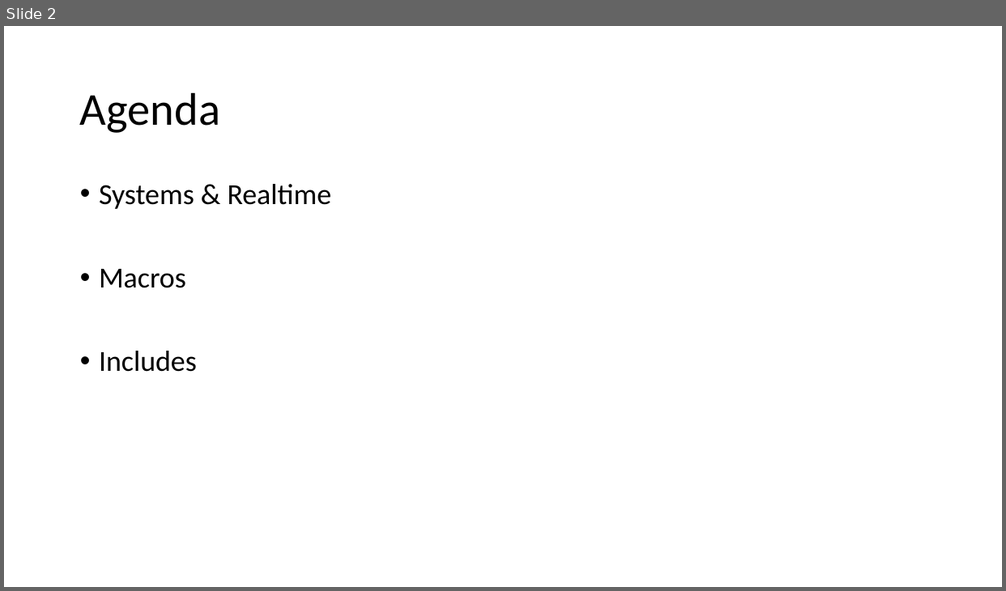
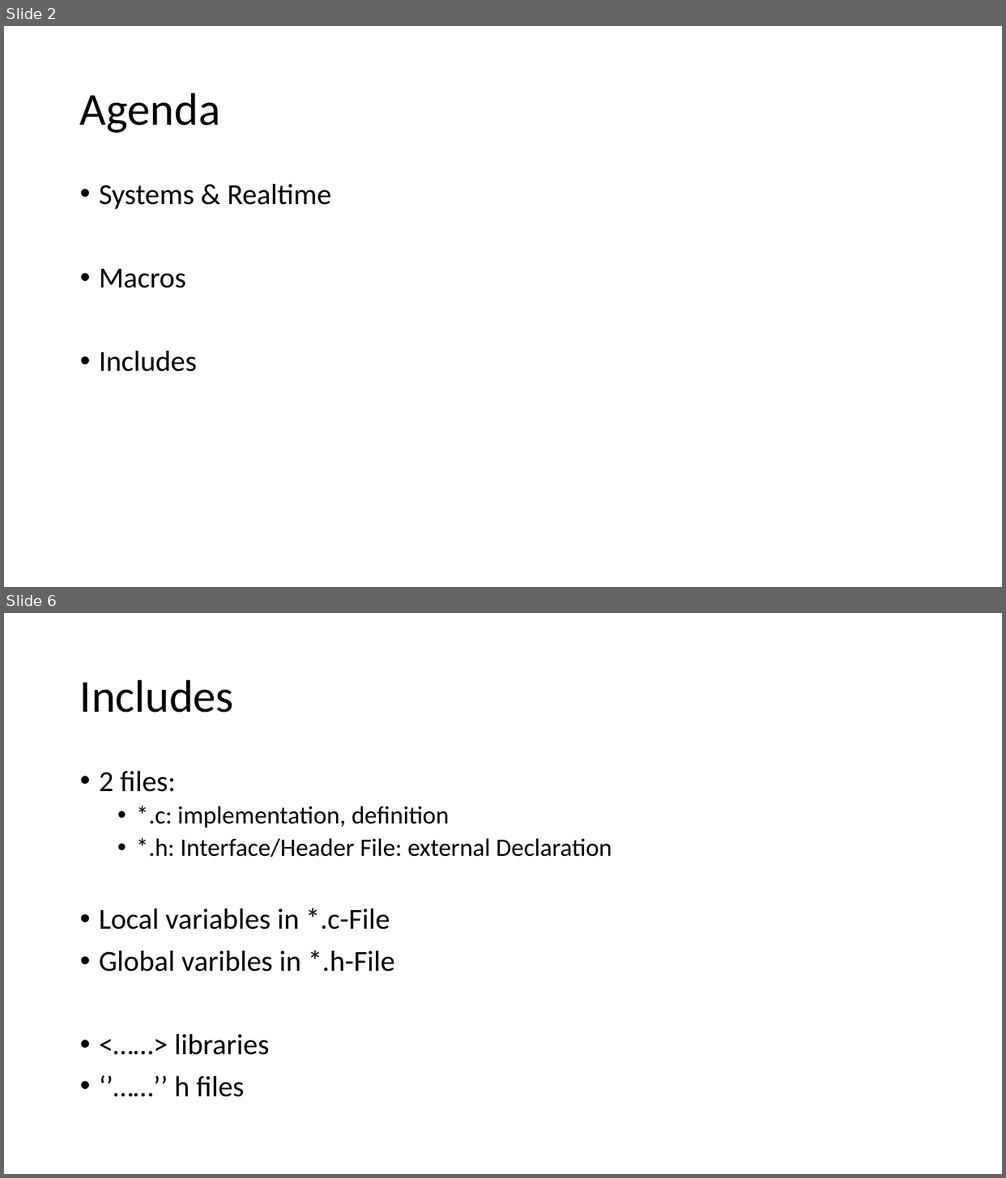
Before and after one commit to tametry/Team9, a slide deck: Recap/Recap SW2 Yves.pptx. Shown one above the other, each under a label of ours: slide 2 before the commit, slides 2 and 6 after it; the slides between them are not shown. The pictures are 1006x591 and 1006x1178 pixels, drawn with LibreOffice and Linux fonts; fonts in the diff are those of the drawing. Boxes give left, top, right and bottom in pixels: in the first picture for what was removed or moved away, otherwise in the second. Text is boxed around its words. In the diff, an @@ line names an element or a change of style, - is before the commit and + after.

```diff
--- a/Recap/Recap SW2 Yves.pptx
+++ b/Recap/Recap SW2 Yves.pptx
@@ slide 6 added at box(4, 613, 1002, 1174), background #FFFFFF @@
@@ title added at box(80, 679, 234, 713), 44 pt, text #000000 @@
+Includes
@@ text added at box(99, 771, 612, 1097), 28 pt, text #000000 @@
+• 2 files:
+  • *.c: implementation, definition
+  • *.h: Interface/Header File: external Declaration
+• Local variables in *.c-File
+• Global varibles in *.h-File
+• <……> libraries
+• ‘’……’’ h files
```
Also in this commit, not shown: 7 other slides added, 3 slides removed, 1 other file.
